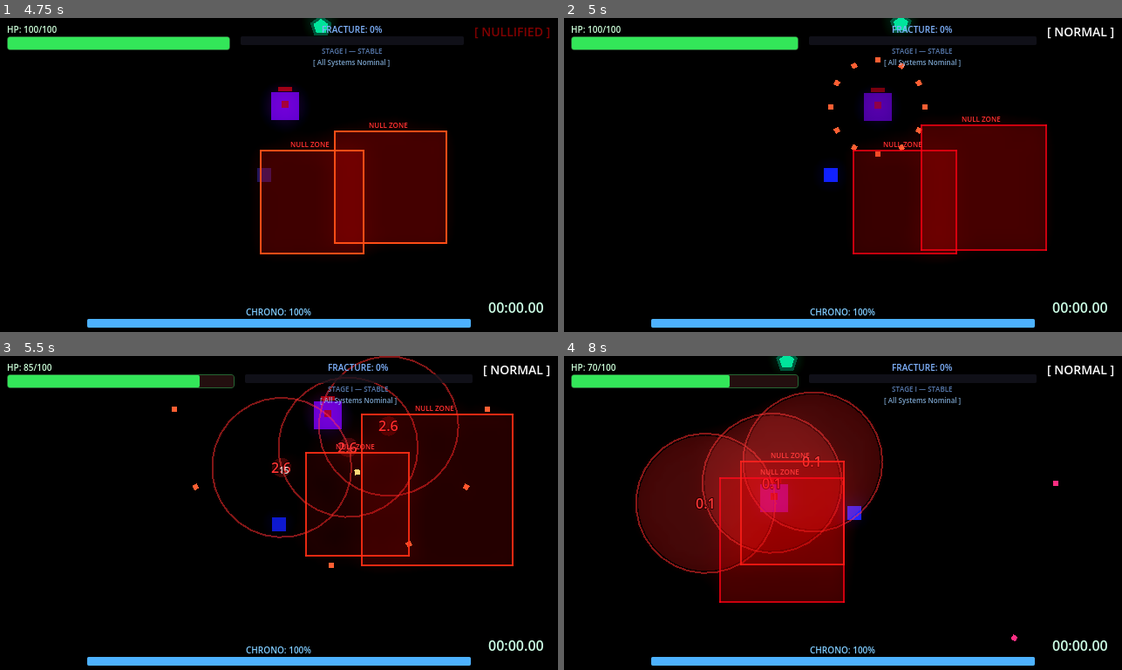
Above: before the commit, frames 1-4 (two rows, left to right).
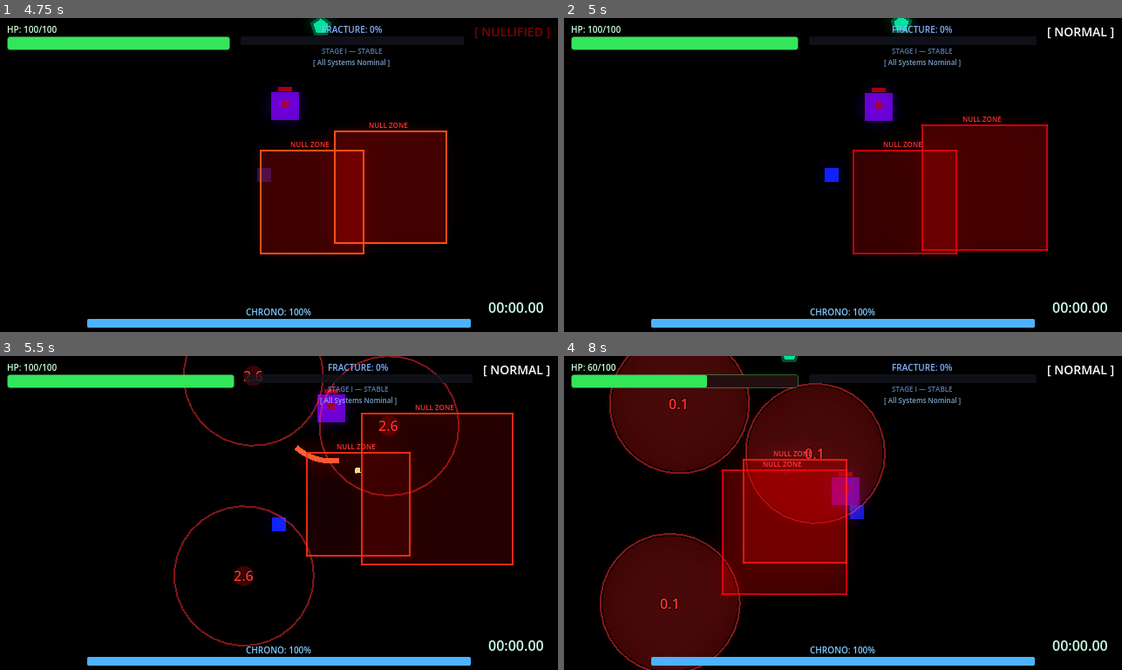
Above: after the commit, the same moments.

Repository: scarf-y/Polychron
Game: Godot game, scene res://scenes/levels/boss_room.tscn
Two runs of this game, one before a commit and one after it. Both use one fixed random seed, a clock stepped at 60 frames per second and the inputs below. This scene is started directly instead of the project's main scene.
Inputs (mouse positions are in pixels of both pictures, inside the frame that each line leads up to):
- Up to frame 1 (4.75 s): move the mouse to (401, 159) at 0.52 s; hold D (move_right) 0.53-1.28 s; tap Q (dash) at 0.6, 4.35 s; move the mouse to (167, 190) at 1.27 s; hold S (move_down) 1.28-2.03 s; click (167, 190) at 1.35 s; move the mouse to (334, 105) at 2.02 s; hold D (move_right) 2.03-2.78 s; tap E (time_erase) at 2.1 s; move the mouse to (251, 237) at 2.77 s; hold W (move_up) 2.78-3.53 s; tap Shift (time_slow) at 2.85 s; move the mouse to (446, 222) at 3.52 s; hold A (move_left) from 3.53 s (still down); tap Space (time_stop) at 3.6 s; move the mouse to (111, 127) at 4.27 s
- Up to frame 2 (5 s): keep holding A (move_left)
- Up to frame 3 (5.5 s): move the mouse to (306, 513) at 5.02 s; release A (move_left) at 5.03 s; hold S (move_down) from 5.03 s (still down); click (306, 513) at 5.1 s
- Up to frame 4 (8 s): move the mouse to (759, 434) at 5.77 s; release S (move_down) at 5.78 s; hold D (move_right) 5.78-6.53 s; tap E (time_erase) at 5.85 s; move the mouse to (965, 497) at 6.52 s; hold W (move_up) 6.53-7.28 s; tap Shift (time_slow) at 6.6 s; move the mouse to (731, 528) at 7.27 s; hold D (move_right) from 7.28 s (still down); tap Space (time_stop) at 7.35 s

Frame 1 is identical in both runs. In frame 2, 1.0% of the frame differs, in the area x 46-87%, y 0-75%; in frame 3, 3.8%; in frame 4, 27%, in the area x 4-89%, y 0-100%.

Commit message:
feat: add boss cone shockwave attack, bomb spacing, and fix persistent healing

Diff:
--- a/scripts/bullet.gd
+++ b/scripts/bullet.gd
@@ -8,7 +8,7 @@
 # Layer 3: Enemies  | Layer 4: Player Bullets | Layer 5: Enemy Bullets
 
 # --- Config ---
-const BULLET_SPEED: float = 250.0
+var speed: float = 250.0
 const LIFETIME: float = 3.0
 
 var direction: Vector2 = Vector2.RIGHT
@@ -61,7 +61,7 @@
 			_is_frozen = false
 			modulate = base_color
 
-	position += direction * BULLET_SPEED * delta
+	position += direction * speed * delta
 
 func _on_body_entered(body: Node2D) -> void:
 	if body.is_in_group("player") and is_enemy_bullet:
--- a/scripts/health_core.gd
+++ b/scripts/health_core.gd
@@ -94,11 +94,8 @@
 		return
 
 	# Heal the player
-	if "health" in body and "max_health" in body:
-		body.health = minf(body.health + HEAL_AMOUNT, body.max_health)
-		# Emit the player's damaged signal to update HUD
-		if body.has_signal("player_damaged"):
-			body.player_damaged.emit(body.health)
+	if body.has_method("heal"):
+		body.heal(HEAL_AMOUNT)
 
 	# Pickup VFX: green glow around the player
 	_play_pickup_effect(body)
--- a/scripts/player.gd
+++ b/scripts/player.gd
@@ -440,6 +440,13 @@
 	if health <= 0.0:
 		_die()
 
+func heal(amount: float) -> void:
+	if is_dead:
+		return
+	health = minf(health + amount, max_health)
+	TimeManager.player_health = health
+	player_damaged.emit(health)
+
 func _die() -> void:
 	is_dead = true
 	GameJuice.death_impact()
--- a/scripts/time_warden.gd
+++ b/scripts/time_warden.gd
@@ -14,7 +14,7 @@
 var is_active_in_room: bool = true
 
 # --- Attack Patterns ---
-enum BossState { IDLE, CHASE, CHARGING, SPREAD_SHOT, STUNNED }
+enum BossState { IDLE, CHASE, CHARGING, SPREAD_SHOT, STUNNED, CONE_SHOCKWAVE }
 var current_boss_state: BossState = BossState.IDLE
 
 # --- Timers ---
@@ -99,6 +99,8 @@
 			_handle_spread_shot(player)
 		BossState.STUNNED:
 			_handle_stunned(delta)
+		BossState.CONE_SHOCKWAVE:
+			_handle_cone_shockwave(delta, player)
 
 func _handle_idle(delta: float, player: Node2D) -> void:
 	var target_pos: Vector2 = TimeManager.get_enemy_target_position(player)
@@ -120,7 +122,10 @@
 		if distance < 80.0:
 			_start_charge(direction)
 		else:
-			_start_spread_shot()
+			if randf() < 0.4:
+				_start_cone_shockwave(player)
+			else:
+				_start_spread_shot()
 
 func _start_charge(direction: Vector2) -> void:
 	current_boss_state = BossState.CHARGING
@@ -207,12 +212,71 @@
 	if not is_instance_valid(bomb_scene): return
 
 	var count = randi_range(1, 3)
+	var spawned_positions: Array[Vector2] = []
 	for i in range(count):
 		var bomb: Node2D = bomb_scene.instantiate()
-		var angle = randf() * TAU
-		var dist = randf_range(0.0, 150.0)
-		bomb.global_position = player.global_position + Vector2(cos(angle), sin(angle)) * dist
+
+		# Prevent stacking
+		var spawn_pos := Vector2.ZERO
+		var valid_pos := false
+		var attempts := 0
+		while not valid_pos and attempts < 10:
+			var angle = randf() * TAU
+			var dist = randf_range(0.0, 150.0)
+			spawn_pos = player.global_position + Vector2(cos(angle), sin(angle)) * dist
+
+			valid_pos = true
+			for p in spawned_positions:
+				if p.distance_to(spawn_pos) < 160.0:
+					valid_pos = false
+					break
+			attempts += 1
+
+		spawned_positions.append(spawn_pos)
+		bomb.global_position = spawn_pos
 		get_tree().current_scene.add_child(bomb)
+
+var _cone_direction: Vector2 = Vector2.ZERO
+
+func _start_cone_shockwave(player: Node2D) -> void:
+	current_boss_state = BossState.CONE_SHOCKWAVE
+	var target_pos: Vector2 = TimeManager.get_enemy_target_position(player)
+	_cone_direction = (target_pos - global_position).normalized()
+	_state_timer = 0.6  # Telegraph duration
+	_is_telegraph = true
+	modulate = Color(1.0, 0.5, 0.0)  # Orange telegraph
+	velocity = Vector2.ZERO
+
+func _handle_cone_shockwave(delta: float, player: Node2D) -> void:
+	_state_timer -= delta
+	if _state_timer <= 0.0:
+		if _is_telegraph:
+			_fire_cone(_cone_direction)
+			_is_telegraph = false
+			_state_timer = STUN_DURATION * 0.5
+			modulate = Color.WHITE
+		else:
+			current_boss_state = BossState.CHASE
+
+func _fire_cone(dir: Vector2) -> void:
+	if not is_instance_valid(bullet_scene): return
+
+	GameJuice.screen_shake(8.0, 0.3)
+
+	var bullet_count = 15
+	var spread_angle = deg_to_rad(45.0)
+	var start_angle = dir.angle() - (spread_angle / 2.0)
+	var angle_step = spread_angle / float(bullet_count - 1)
+
+	for i in bullet_count:
+		var b: Node2D = bullet_scene.instantiate()
+		b.global_position = global_position
+		b.setup(Vector2.RIGHT.rotated(start_angle + i * angle_step), true)
+		if "speed" in b:
+			b.speed = 450.0  # Very fast!
+		if "base_color" in b:
+			b.base_color = Color(1.0, 0.5, 0.0)
+		get_tree().current_scene.add_child(b)
 
 func take_damage(amount: float = 10.0) -> void:
 	if is_dead:
